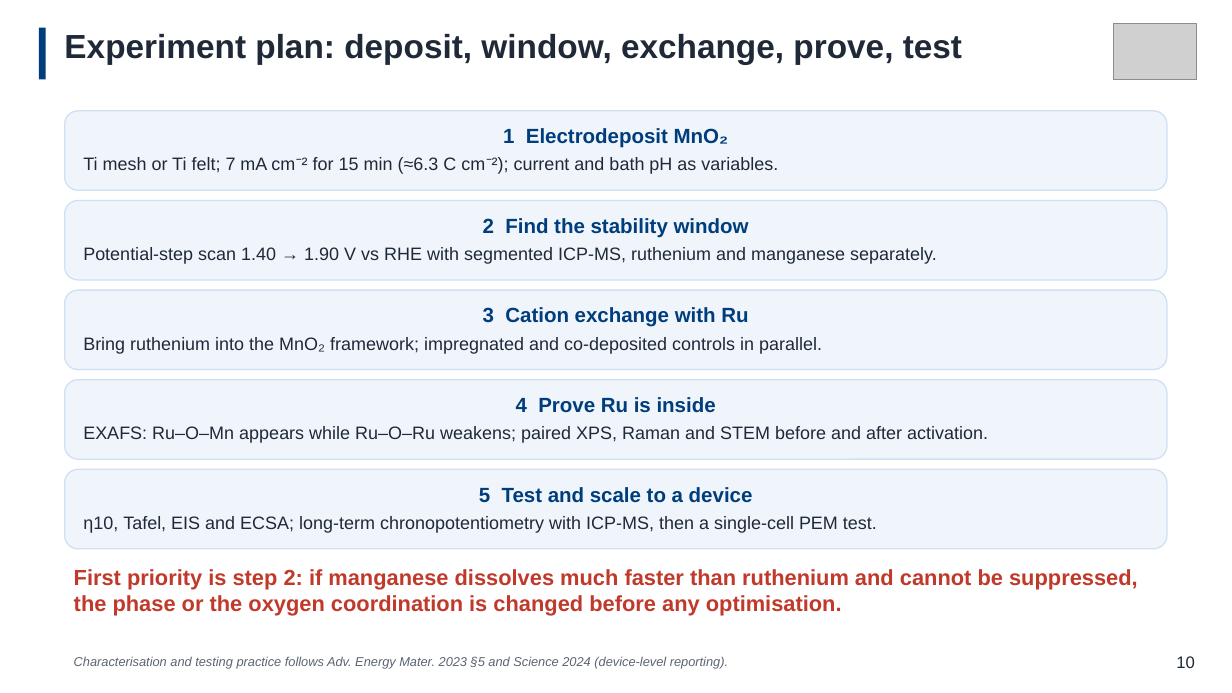
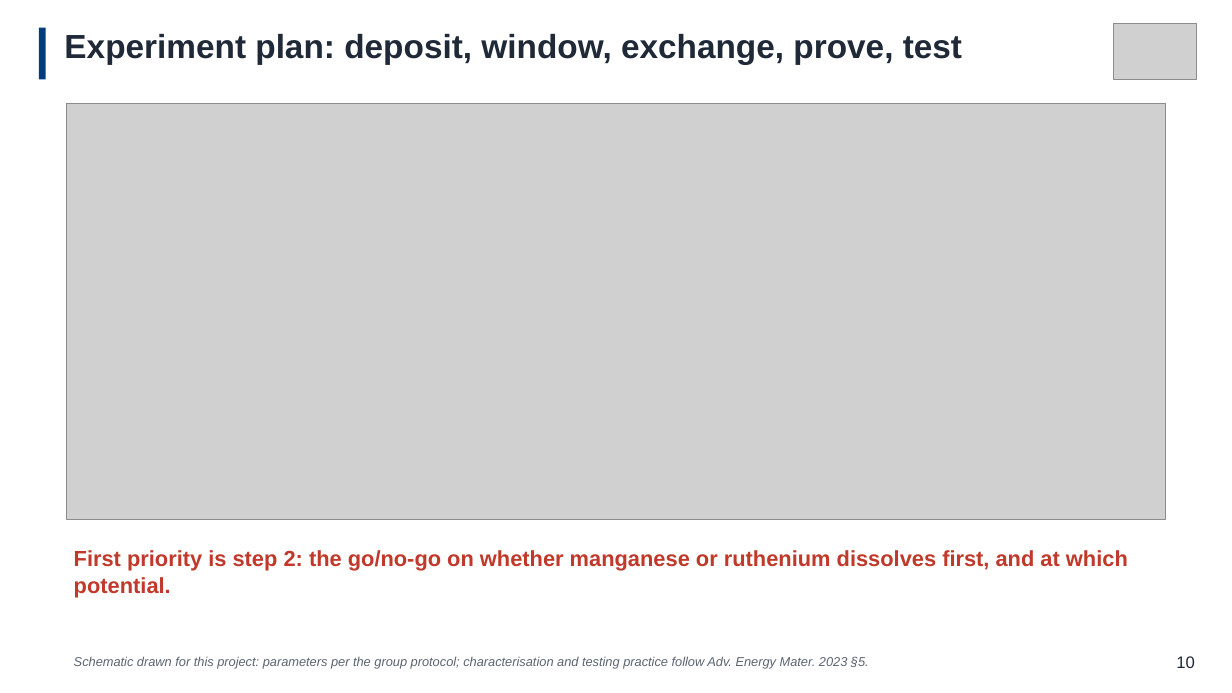
Before and after one commit to Oliver102259/test, a slide deck: slide 11 of FYP/重做PPT/9.24-v3.pptx. Drawn at 1232x693 pixels with LibreOffice and Linux fonts; fonts in the diff are those of the drawing; grey boxes stand for pictures. Boxes give left, top, right and bottom in pixels: in the first picture for what was removed or moved away, otherwise in the second. Text is boxed around its words. In the diff, an @@ line names an element or a change of style, - is before the commit and + after.

Commit message:
publish 9.24-v3.pptx

```diff
--- a/FYP/重做PPT/9.24-v3.pptx
+++ b/FYP/重做PPT/9.24-v3.pptx
@@ rounded rectangle removed at (65,111,1167,190) @@
-1 Electrodeposit MnO₂
-Ti mesh or Ti felt; 7 mA cm⁻² for 15 min (≈6.3 C cm⁻²); current and bath pH as variables.
@@ picture added at (66,104,1165,519) @@
@@ rounded rectangle removed at (65,201,1167,280) @@
-2 Find the stability window
-Potential-step scan 1.40 → 1.90 V vs RHE with segmented ICP-MS, ruthenium and manganese separately.
@@ rounded rectangle removed at (65,290,1167,370) @@
-3 Cation exchange with Ru
-Bring ruthenium into the MnO₂ framework; impregnated and co-deposited controls in parallel.
@@ rounded rectangle removed at (65,380,1167,459) @@
-4 Prove Ru is inside
-EXAFS: Ru–O–Mn appears while Ru–O–Ru weakens; paired XPS, Raman and STEM before and after activation.
@@ rounded rectangle removed at (65,470,1167,549) @@
-5 Test and scale to a device
-η10, Tafel, EIS and ECSA; long-term chronopotentiometry with ICP-MS, then a single-cell PEM test.
@@ text at (74,550,1128,571): text changed @@
-First priority is step 2: if manganese dissolves much faster than ruthenium and cannot be suppressed, the phase or the oxygen coordination is changed before any optimisation.
+First priority is step 2: the go/no-go on whether manganese or ruthenium dissolves first, and at which potential.
@@ text at (74,656,869,668): text changed @@
-Characterisation and testing practice follows Adv. Energy Mater. 2023 §5 and Science 2024 (device-level reporting).
+Schematic drawn for this project: parameters per the group protocol; characterisation and testing practice follow Adv. Energy Mater. 2023 §5.
```
